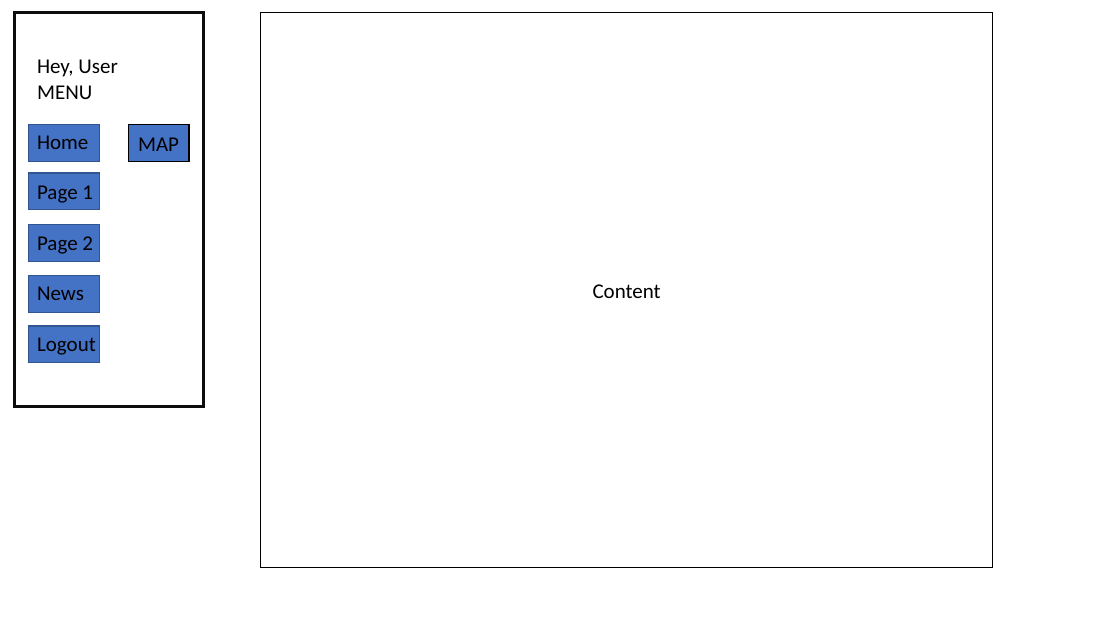
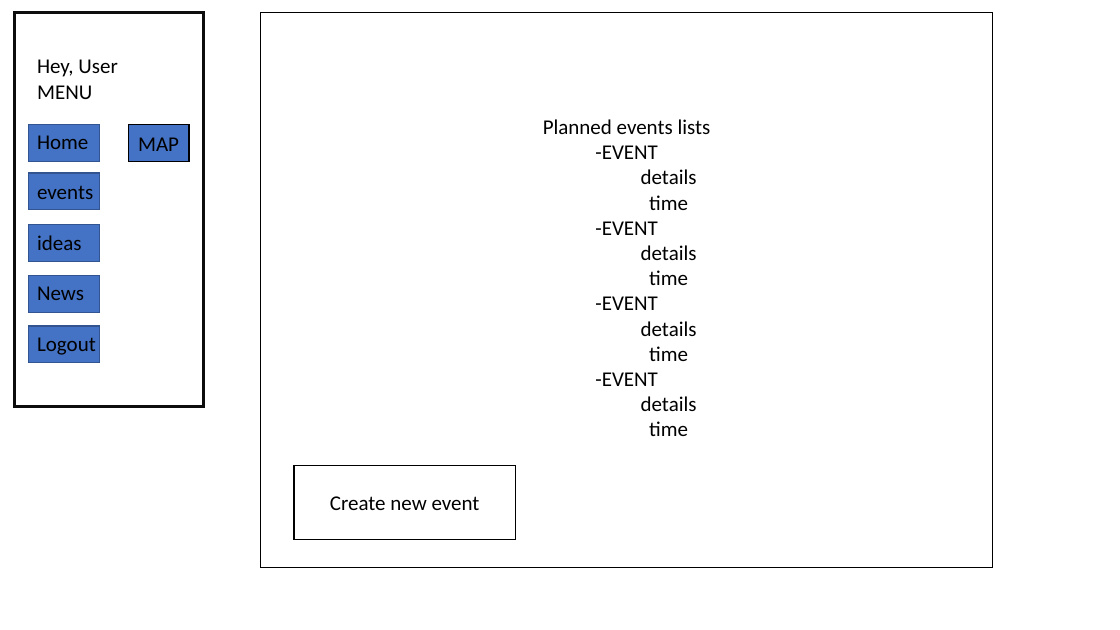
Before and after one commit to nobleat/final-project, a slide deck: slide 3 of wireframeproject.pptx. Drawn at 1120x630 pixels with LibreOffice and Linux fonts; fonts in the diff are those of the drawing. Boxes give left, top, right and bottom in pixels: in the first picture for what was removed or moved away, otherwise in the second. Text is boxed around its words. In the diff, an @@ line names an element or a change of style, - is before the commit and + after.

```diff
--- a/wireframeproject.pptx
+++ b/wireframeproject.pptx
@@ text in rectangle at [543,119,711,436]: text changed @@
-Content
+Planned events lists
+-EVENT
+details
+time
+-EVENT
+details
+time
+-EVENT
+details
+time
+-EVENT
+details
+time
@@ text at [37,186,93,250]: text changed @@
-Page 1
-Page 2
+events
+ideas
@@ rectangle added at [294,465,516,540], fill #FFFFFF, outline #000000 1 pt, 18 pt, text #000000 @@
+Create new event
```
Also in this commit, not shown: 2 other slides changed, 3 slides added.
